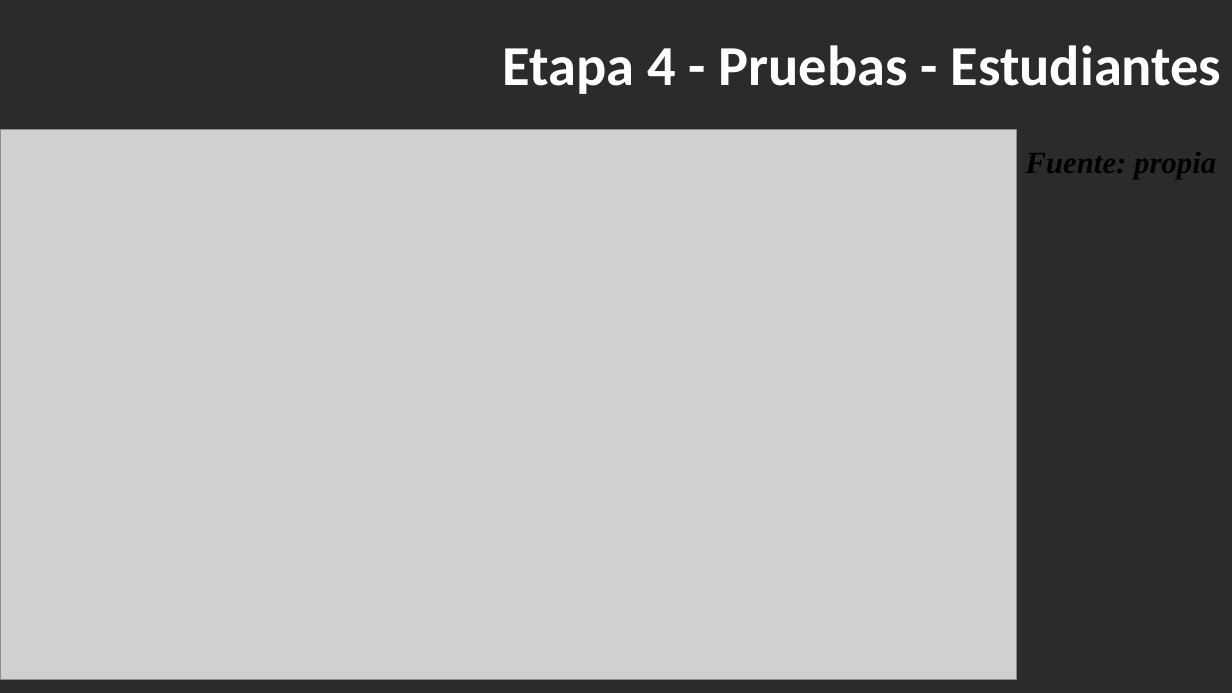
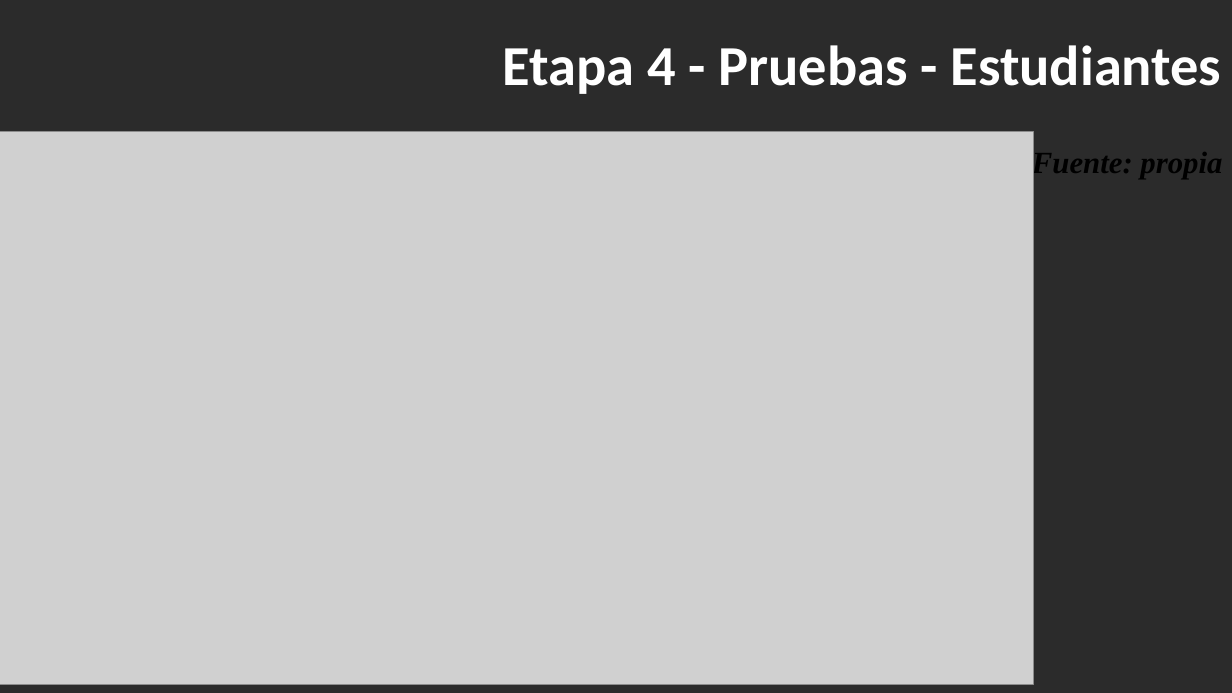
Before and after one commit to BrayanNovoa/uniminuto, a slide deck: slide 24 of expo/expo.pptx. Drawn at 1232x693 pixels with LibreOffice and Linux fonts; fonts in the diff are those of the drawing; grey boxes stand for pictures; background and template pictures are left out; a plain dark background stands for a picture behind light text. Boxes give left, top, right and bottom in pixels: in the first picture for what was removed or moved away, otherwise in the second. Text is boxed around its words. In the diff, an @@ line names an element or a change of style, - is before the commit and + after.

```diff
--- a/expo/expo.pptx
+++ b/expo/expo.pptx
@@ picture: place and size @@
-picture at <box>0,129,1017,679</box>
+picture at <box>0,132,1033,686</box>
@@ text "Fuente: propia": place and size @@
-text "Fuente: propia" at <box>1026,152,1216,179</box>
+text "Fuente: propia" at <box>1032,149,1222,179</box>
```
Also in this commit, not shown: 7 other slides changed, 5 other files.
